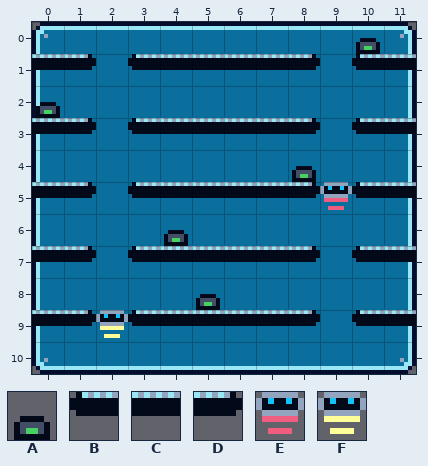
Tiled map, stored at res/maps/test.tmx. The picture above is the old version.
Cells are 8x8 px. Shown: x 0..11, y 0..10.
Key: from "Tileset": A 1, B 12, C 13, D 14, E 15, F 16.
_ is an empty cell.
Layers that did not change in this view are not listed.
Layer "Entities" before, first column x 0:
 0 __________A_
 1 CD_BCCCCD_BC
 2 A___________
 3 CD_BCCCCD_BC
 4 ________A___
 5 CD_BCCCCDEBC
 6 ____A_______
 7 CD_BCCCCD_BC
 8 _____A______
 9 CDFBCCCCD_BC
10 ____________
And afterwards:
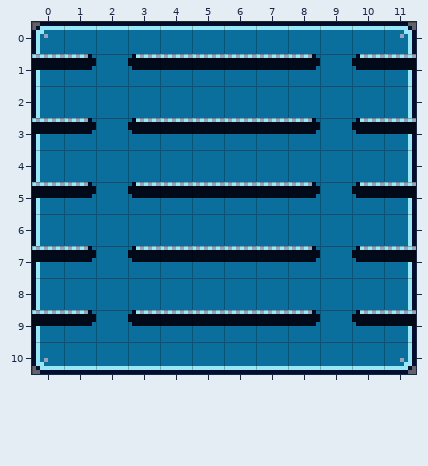
From old to new:
{"where": "layer \"Entities\""}
{"y":0,"x":10,"old":"A","new":"_"}
{"y":2,"x":0,"old":"A","new":"_"}
{"y":4,"x":8,"old":"A","new":"_"}
{"y":5,"x":9,"old":"E","new":"_"}
{"y":6,"x":4,"old":"A","new":"_"}
{"y":8,"x":5,"old":"A","new":"_"}
{"y":9,"x":2,"old":"F","new":"_"}
